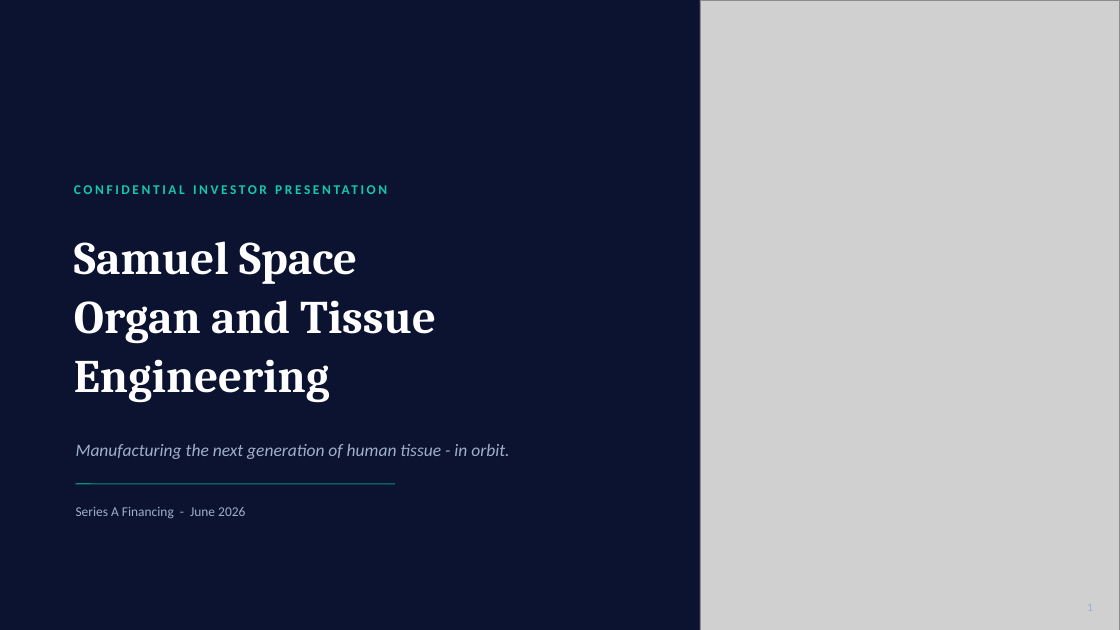
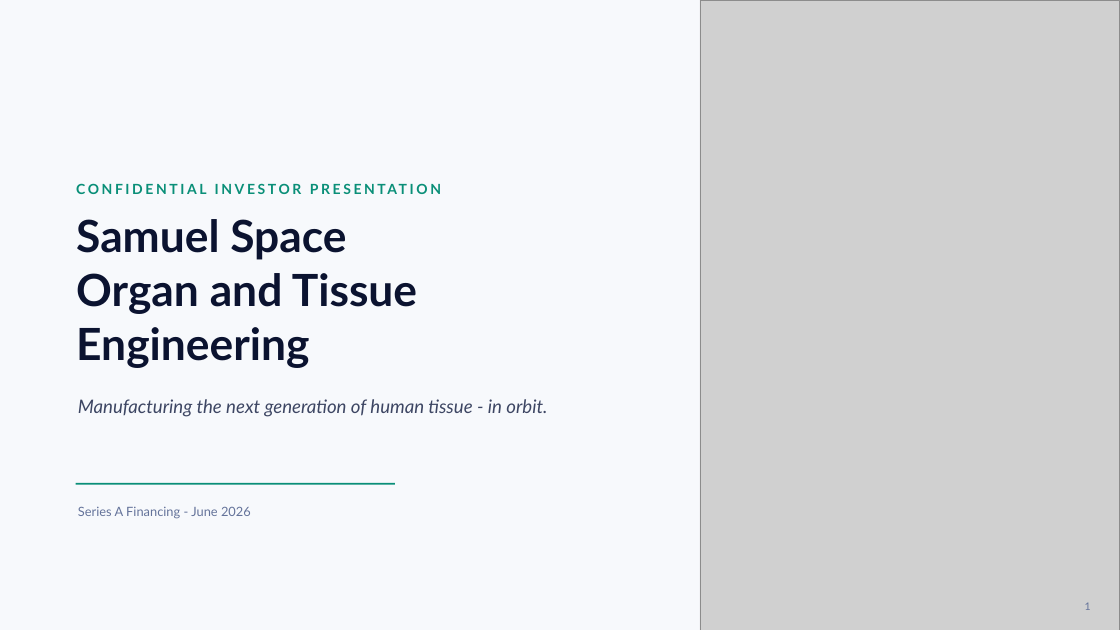
Before and after one commit to anthonyleedu/anthonyleedu, a slide deck: slide 1 of Samuel Space Organ and Tissue Engineering - Investor Presentation (2).pptx. Drawn at 1120x630 pixels with LibreOffice and Linux fonts; fonts in the diff are those of the drawing; grey boxes stand for pictures. Boxes give left, top, right and bottom in pixels: in the first picture for what was removed or moved away, otherwise in the second. Text is boxed around its words. In the diff, an @@ line names an element or a change of style, - is before the commit and + after.

```diff
--- a/Samuel Space Organ and Tissue Engineering - Investor Presentation (2).pptx
+++ b/Samuel Space Organ and Tissue Engineering - Investor Presentation (2).pptx
@@ background #0B1330 to #F7F9FC @@
@@ text "CONFIDENTIAL INVESTOR PRESENTATION" at (x1=74, y1=176, x2=662, y2=202): size 11.5 to 12 pt, font Calibri to Lato, text colour #12C9AA to #0A8F78; line spacing 1 to 1.02 @@
@@ text "Samuel Space" moved from (x1=74, y1=241, x2=436, y2=402) to (x1=76, y1=219, x2=417, y2=368) @@
@@ text "Samuel Space" at (x1=76, y1=219, x2=417, y2=368): size 40 to 38 pt, font Cambria to Lato, text colour #FFFFFF to #0B1330; line spacing 1.05 to 1.02 @@
@@ text "Manufacturing the next generation of ..." moved from (x1=76, y1=444, x2=509, y2=459) to (x1=78, y1=399, x2=547, y2=417) @@
@@ text "Manufacturing the next generation of ..." at (x1=78, y1=399, x2=547, y2=417): size 15 to 16 pt, font Calibri to Lato, text colour #9FB0CB to #3D4663; line spacing 1 to 1.02 @@
@@ text "Series A Financing - June ..." at (x1=78, y1=507, x2=251, y2=519): size 11.5 to 11 pt, font Calibri to Lato, text colour #9FB0CB to #64739A; line spacing 1 to 1.02 @@
@@ line (76, 484) - (395, 484): stroke #0A8F78 1 pt to #0A8F78 1.5 pt @@
@@ text added at (x1=1085, y1=602, x2=1091, y2=610), 9 pt, text #64739A @@
+1
```
Also in this commit, not shown: 20 other slides changed.
